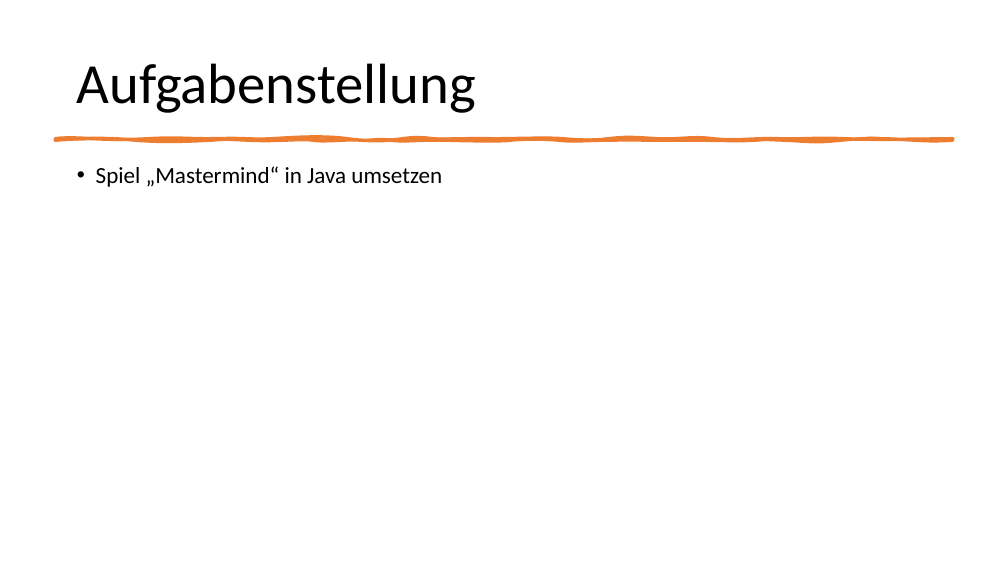
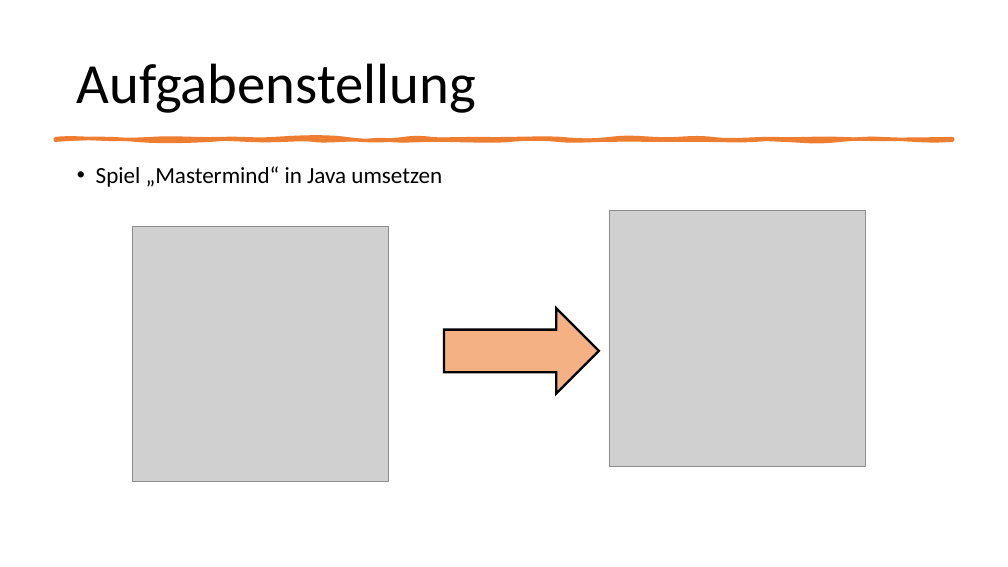
Before and after one commit to itsChao/MastermindsFE, a slide deck: slide 3 of Mastermind in Java.pptx. Drawn at 1008x567 pixels with LibreOffice and Linux fonts; fonts in the diff are those of the drawing; grey boxes stand for pictures. Boxes give left, top, right and bottom in pixels: in the first picture for what was removed or moved away, otherwise in the second. Text is boxed around its words. In the diff, an @@ line names an element or a change of style, - is before the commit and + after.

Commit message:
fin

```diff
--- a/Mastermind in Java.pptx
+++ b/Mastermind in Java.pptx
@@ picture added at [132,227,389,482] @@
@@ picture added at [609,211,865,467] @@
@@ right arrow added at [444,309,599,394], fill #F4B183, outline #000000 2.25 pt @@
```
